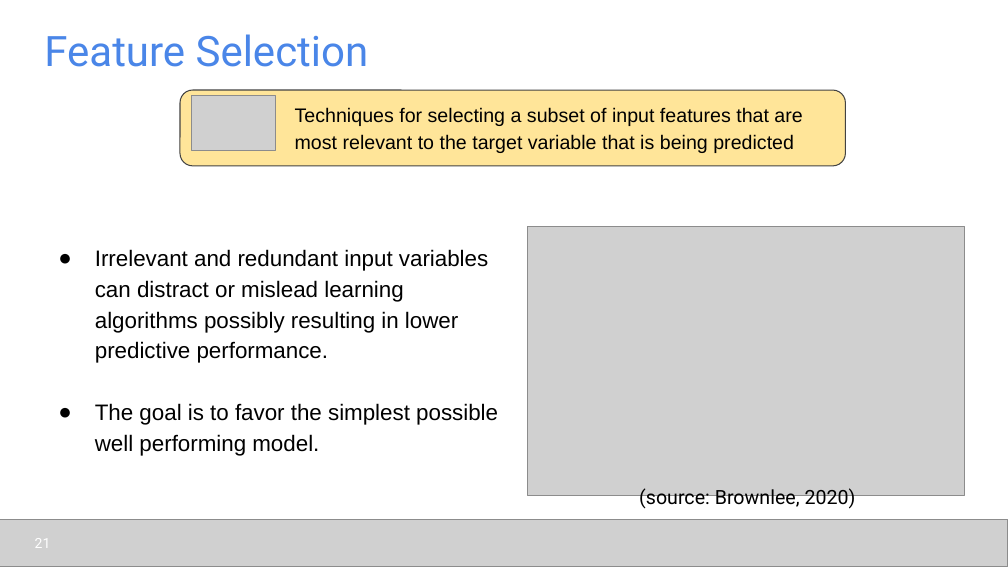
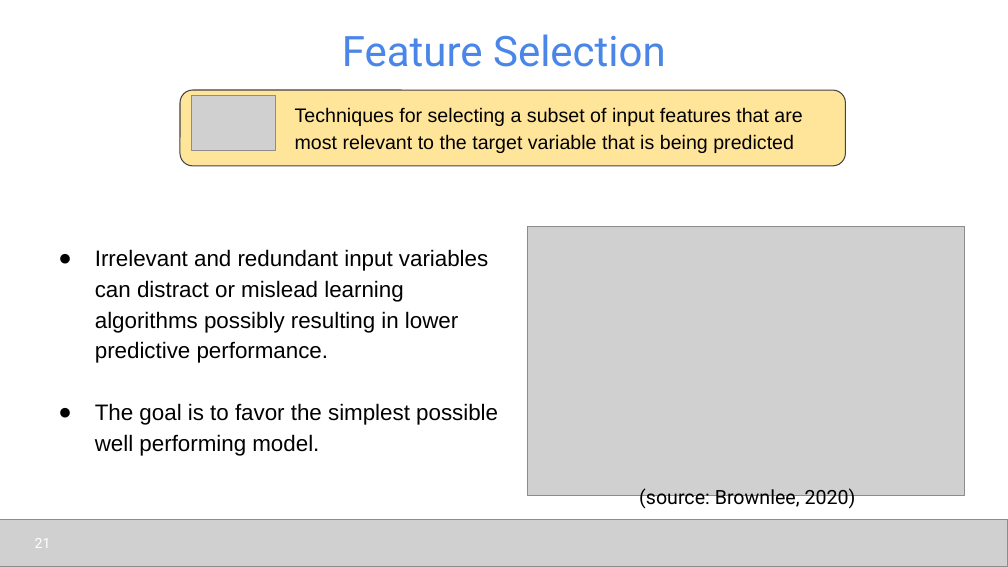
Before and after one commit to udel-cbcb/al_ml_workshop, a slide deck: slide 21 of Day_2/Lectures/Day_2_Lecture_1_Data_Collection_Data_Preparation.pptx. Drawn at 1008x567 pixels with LibreOffice and Linux fonts; fonts in the diff are those of the drawing; grey boxes stand for pictures. Boxes give left, top, right and bottom in pixels: in the first picture for what was removed or moved away, otherwise in the second. Text is boxed around its words. In the diff, an @@ line names an element or a change of style, - is before the commit and + after.

```diff
--- a/Day_2/Lectures/Day_2_Lecture_1_Data_Collection_Data_Preparation.pptx
+++ b/Day_2/Lectures/Day_2_Lecture_1_Data_Collection_Data_Preparation.pptx
@@ title "Feature Selection" at (x1=342, y1=34, x2=666, y2=67): alignment left to centre @@
```
Also in this commit, not shown: 2 other slides changed, 3 other files.
